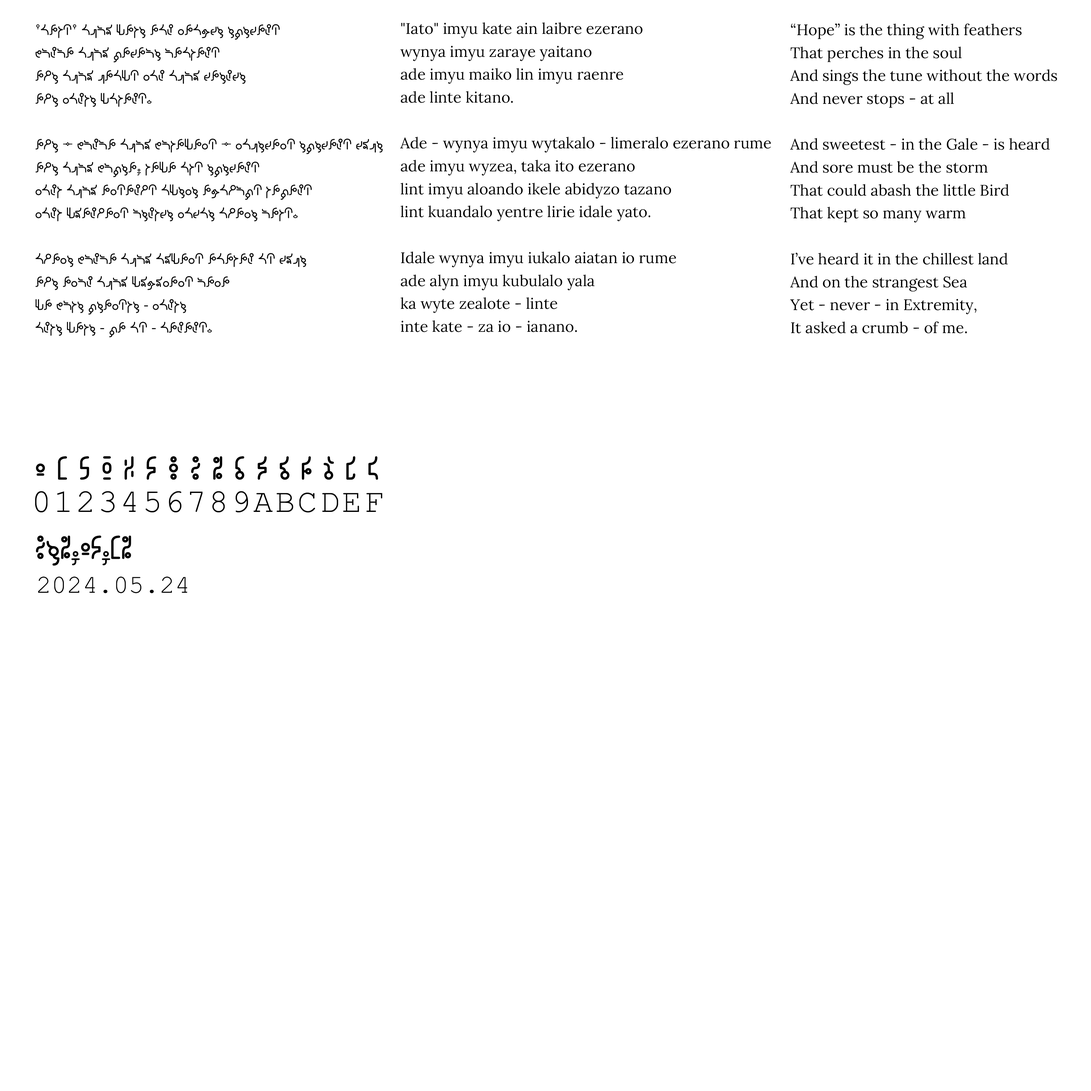
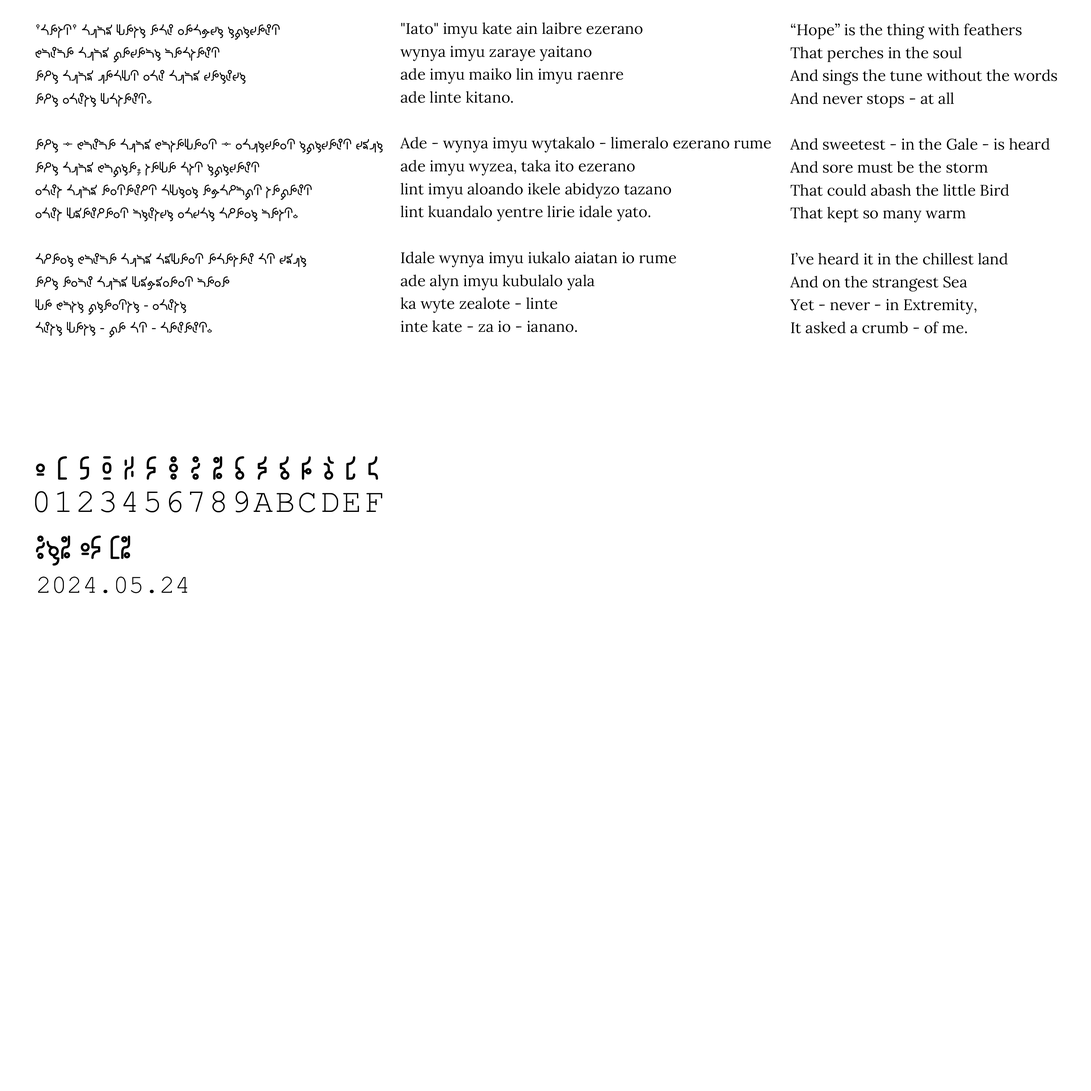
Layers edited between the first and the second w=1091, h=1091 image:
renamed "7e8,05,18" to "7e8 05 18", painted on it over (x1=71, y1=535, x2=132, y2=566)
